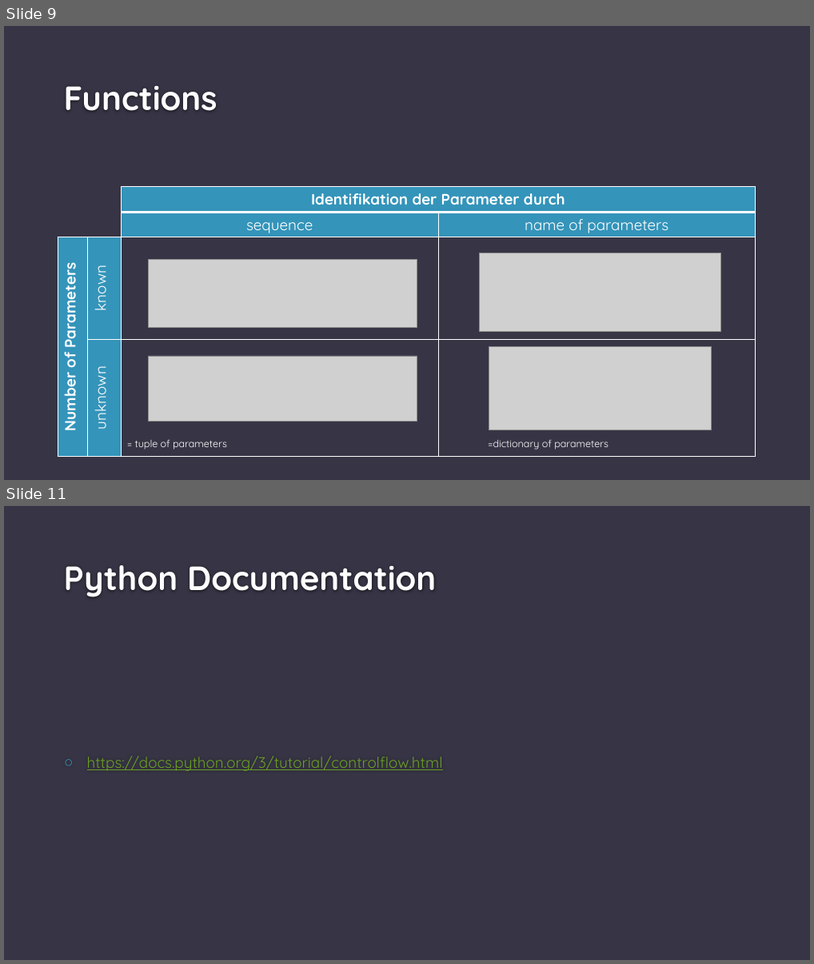
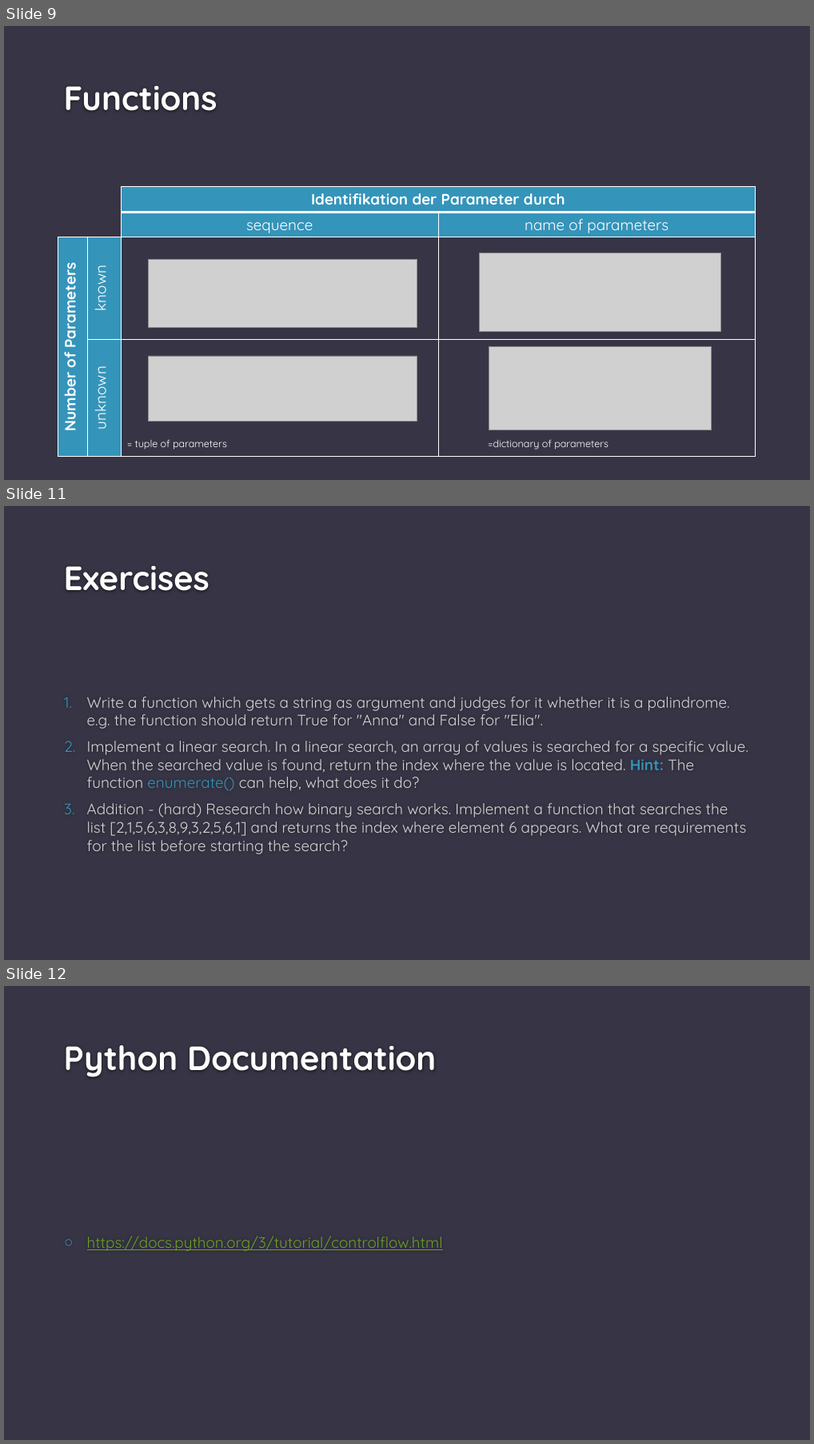
Before and after one commit to Annibth/python_basics, a slide deck: presentations/unit3_control_flow.pptx. Shown one above the other, each under a label of ours: slides 9 and 11 before the commit, slides 9, 11 and 12 after it; the slides between them are not shown. The pictures are 814x964 and 814x1444 pixels, drawn with LibreOffice and Linux fonts; fonts in the diff are those of the drawing; grey boxes stand for pictures; background and template pictures are left out. Boxes give left, top, right and bottom in pixels: in the first picture for what was removed or moved away, otherwise in the second. Text is boxed around its words. In the diff, an @@ line names an element or a change of style, - is before the commit and + after.

```diff
--- a/presentations/unit3_control_flow.pptx
+++ b/presentations/unit3_control_flow.pptx
@@ slide 11 added at (4, 506, 810, 960), background #373545 @@
@@ title added at (64, 566, 210, 591), 40 pt, text #FEFEFE, bold @@
+Exercises
@@ text added at (87, 696, 749, 854), 18 pt, text #D4D4D4 @@
+1. Write a function which gets a string as argument and judges for it whether it is a palindrome. e.g. the function should return True for "Anna" and False for "Elia".
+2. Implement a linear search. In a linear search, an array of values is searched for a specific value. When the searched value is found, return the index where the value is located. Hint: The function enumerate() can help, what does it do?
+3. Addition - (hard) Research how binary search works. Implement a function that searches the list [2,1,5,6,3,8,9,3,2,5,6,1] and returns the index where element 6 appears. What are requirements for the list before starting the search?
@@ what was slide 11 is now slide 12 @@
```
Also in this commit, not shown: 1 slide changed, 1 other slide added, 1 slide removed, 1 other file.
